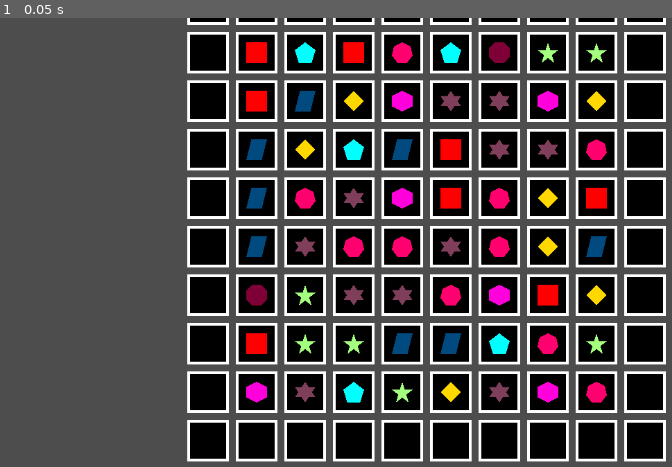
Above: before the commit, frame 1.
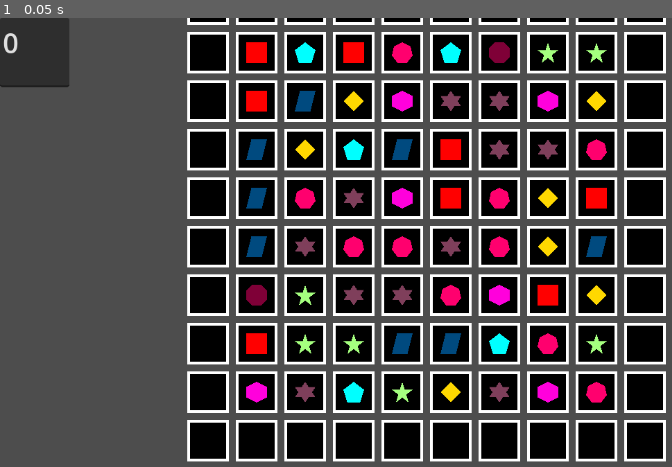
Above: after the commit, the same moment.

Repository: aduImperfect/Match3
Game: Godot game, scene res://TSCN/main.tscn
Same seed, same stepped clock (60 frames per second), same inputs: the game is played once before the commit and once after it.
Inputs:
- Up to frame 1 (0.05 s): no input

The runs differ from the first frame. In frame 1, 1.6% of the frame differs, in the area x 0-11%, y 0-16%.

Commit message:
Adding in horizontal state checks and updating if a loopstate updates: if horizontal match-3 is found.

Diff:
--- a/match-3/TSCN/grid_gen.gd
+++ b/match-3/TSCN/grid_gen.gd
@@ -22,8 +22,8 @@
 
 # Called when the node enters the scene tree for the first time.
 func _ready() -> void:
-	groundNum = 150
-	groundDiv = 15
+	groundNum = 200
+	groundDiv = 20
 
 	jewelNum = groundNum - ((2 * groundDiv) + (int(groundNum / float(groundDiv)) - 2))
 	jewelCount = 0
--- a/match-3/TSCN/jewels_checker.gd
+++ b/match-3/TSCN/jewels_checker.gd
@@ -2,26 +2,69 @@
 
 @export var gridGenNode : Node2D
 
+@export var _jewelsDiv : int = 0
 @export var _loopState : int = 0
+@export var _maxResetLayer : int = 0
 
 # Called when the node enters the scene tree for the first time.
 func _ready() -> void:
 	_loopState = 0
-
+	_jewelsDiv = 8
+	_maxResetLayer = 12
 
 # Called every frame. 'delta' is the elapsed time since the previous frame.
 func _process(_delta: float) -> void:
-	_checker_for_match_3()
+	_checker_updater_for_match_3()
 
-func _checker_for_match_3() -> void:
+func _checker_updater_for_match_3() -> void:
 	var _xBegin : int = 0
 	var _yBegin : int = 0
 	var _i : int = 0
 
 	for k in gridGenNode.groundNum:
+		if int(_i / float(_jewelsDiv)) > _maxResetLayer:
+			break
+
 		if _xBegin == 0 || _xBegin == 9 || _yBegin == 0:
 			_xBegin += 1
 			if (_xBegin >= int(gridGenNode.groundNum / float(gridGenNode.groundDiv))):
 				_xBegin = 0
 				_yBegin += 1
 			continue
+
+		var iHeight : int = (_i % _jewelsDiv)
+
+		#The below section is to check for horizontal states.
+		var iSameHorizState1 : bool = (_i % _jewelsDiv) == ((_i + 1) % _jewelsDiv)
+		var iSameHorizState2 : bool = (_i % _jewelsDiv) == ((_i + 2) % _jewelsDiv)
+		var iSameHorizStateMain : bool = iSameHorizState1 && iSameHorizState2
+
+		var iTextureSameHoriz1 : bool = (gridGenNode.jewelTextureValArr[_i] == gridGenNode.jewelTextureValArr[_i + 1])
+		var iTextureSameHoriz2 : bool = (gridGenNode.jewelTextureValArr[_i] == gridGenNode.jewelTextureValArr[_i + 2])
+		var iTextureSameHorizMain : bool = iTextureSameHoriz1 && iTextureSameHoriz2
+
+		#The below section is to update if horizontal match-3 occurs.
+		if iSameHorizStateMain && iTextureSameHorizMain:
+			#shift everything tied above that row down till about the 12th row (hidden above)
+			for j in range(iHeight, _maxResetLayer, 1):
+				gridGenNode.jewelArr[_i] = gridGenNode.jewelArr[_i + _jewelsDiv]
+				gridGenNode.jewelArr[_i + 1] = gridGenNode.jewelArr[(_i + 1) + _jewelsDiv]
+				gridGenNode.jewelArr[_i + 2] = gridGenNode.jewelArr[(_i + 2) + _jewelsDiv]
+
+				gridGenNode.jewelTextureValArr[_i] = gridGenNode.jewelTextureValArr[_i + _jewelsDiv]
+				gridGenNode.jewelTextureValArr[_i + 1] = gridGenNode.jewelTextureValArr[(_i + 1) + _jewelsDiv]
+				gridGenNode.jewelTextureValArr[_i + 2] = gridGenNode.jewelTextureValArr[(_i + 2) + _jewelsDiv]
+
+			#update everything above 12th row with new values!
+			for j in range(_maxResetLayer, int(gridGenNode.groundNum / float(gridGenNode.groundDiv)) - 1, 1):
+				var textureVal : int = 1
+				textureVal = randi_range(1, 9)
+				gridGenNode.jewelArr[_i].texture = load("res://Textures/Jewel_" + str(textureVal) + ".png")
+				gridGenNode.jewelTextureValArr[_i] = textureVal
+			_loopState += 1
+
+		_i += 1
+		_xBegin += 1
+		if (_xBegin >= int(gridGenNode.groundNum / float(gridGenNode.groundDiv))):
+			_xBegin = 0
+			_yBegin += 1
--- /dev/null
+++ b/match-3/TSCN/loop_state.gd
@@ -0,0 +1,12 @@
+extends TextEdit
+
+@export var jewelsCheckerNode : Node2D
+
+# Called when the node enters the scene tree for the first time.
+func _ready() -> void:
+	pass # Replace with function body.
+
+
+# Called every frame. 'delta' is the elapsed time since the previous frame.
+func _process(_delta: float) -> void:
+	text = str(jewelsCheckerNode._loopState)
--- a/match-3/TSCN/main.tscn
+++ b/match-3/TSCN/main.tscn
@@ -4,6 +4,7 @@
 [ext_resource type="Script" uid="uid://dxbv30mosfl0x" path="res://TSCN/jewel_setter.gd" id="2_s5wa2"]
 [ext_resource type="Script" uid="uid://bx1dvcrdhhnqo" path="res://TSCN/jewels_checker.gd" id="3_odqrj"]
 [ext_resource type="Script" uid="uid://bw70kx0k7umac" path="res://TSCN/mouse_controls.gd" id="4_gtjxt"]
+[ext_resource type="Script" uid="uid://dgq3mxvkdnme6" path="res://TSCN/loop_state.gd" id="5_p3t1g"]
 
 [node name="Node2D" type="Node2D" unique_id=1416398507]
 
@@ -20,3 +21,12 @@
 
 [node name="MouseControls" type="Node2D" parent="." unique_id=1105390420]
 script = ExtResource("4_gtjxt")
+
+[node name="LoopState" type="TextEdit" parent="." unique_id=1273285870 node_paths=PackedStringArray("jewelsCheckerNode")]
+custom_minimum_size = Vector2(100, 100)
+offset_right = 8.0
+offset_bottom = 8.0
+theme_override_font_sizes/font_size = 40
+text = "0"
+script = ExtResource("5_p3t1g")
+jewelsCheckerNode = NodePath("../JewelsChecker")
Not shown, added: match-3/TSCN/loop_state.gd.uid
